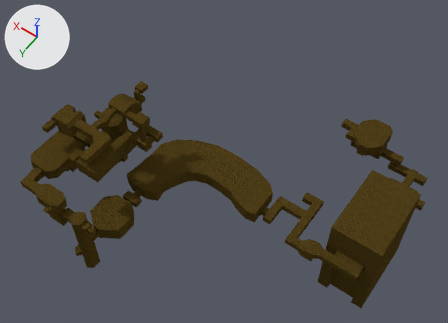
An edit to the Blender file Blends/level-7.blend, drawn before and after from the same camera.
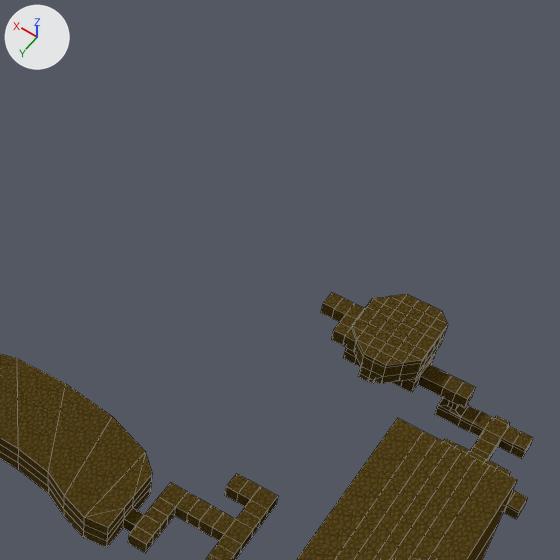
Old and new are each drawn whole from a 50 mm camera at (-186.0, 175.0, 264.0) aimed at (-49.0, -17.0, -37.0) and again close up on the part from 47% to 98% of the width and 0% to 70% of the height. The axes (+X, +Y, +Z) are drawn at upper left. The lights are the same throughout. The older version's two pictures come first. The close-ups show mesh edges as thin lines.

Names of what the first close-up shows: 'level-7'.
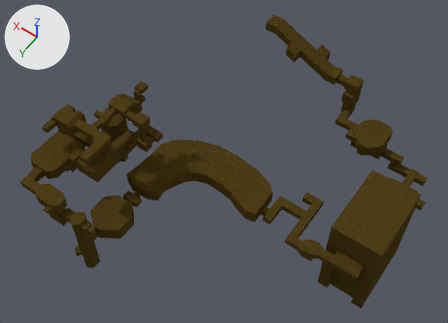
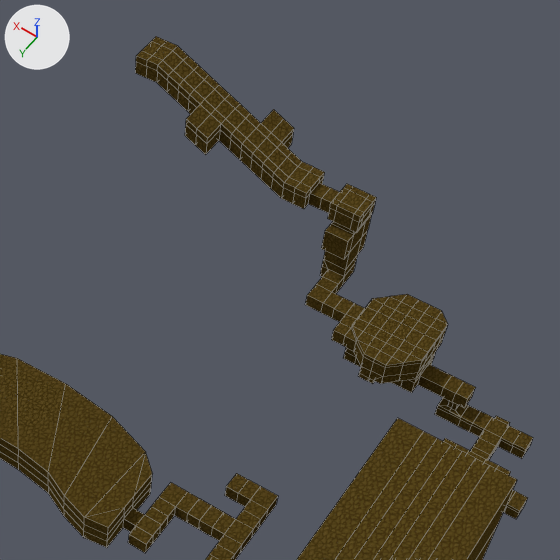
Commit message: working on level 7

Location of each change, [x1, y1, x2, y2] in pixels of the close-ups (560 x 560 px):
'level-7', reshaped: before [0, 292, 533, 560]; after [0, 36, 533, 560]
part 1 of me_level_7, built on (brown): after [135, 36, 377, 312]
part 2 of me_level_7, surface changed: [0, 292, 520, 560] in both

Diff of the bpy script that builds the scene:
```diff
--- a/Blends/level-7.blend.py
+++ b/Blends/level-7.blend.py
@@ me_level_7 @@
 # used by ob_level_7; location = (0.0, 0.0, 0.0)
-me_level_7.from_pydata(...)  # 2209 vertices, 2342 faces; spans x -160.0..28.0, y -114.0..82.0, z -93.0..12.0
+me_level_7.from_pydata(...)  # 2491 vertices, 2625 faces; spans x -160.0..28.0, y -126.0..82.0, z -93.0..12.0
+# me_level_7 part 1
+# 1 face is deleted
+# 177 vertices are added at x -90.0..-18.0, y -126.0..-99.0, z -55.0..-6.0
+# 59 new vertices lie (0.0, 0.0, 4.0) away from vertices in x -90.0..-18.0, y -126.0..-102.0, z -55.0..-12.0
+# 32 new vertices lie (0.0, 5.0, 0.0) away from vertices in x -88.0..-21.0, y -117.0, z -32.0..-6.0
+# 8 new vertices lie (4.0, 0.0, 2.0) away from vertices in x -60.0..-46.0, y -119.0..-109.0, z -29.0..-16.0
+# 6 new vertices lie (0.0, 0.0, 7.0) away from vertices in x -89.0..-82.0, y -121.0..-111.0, z -41.0
+# 215 new faces join them, mat_dirt_wall (picture img_dirt_wall_png)
+# 69 new faces join them, mat_terrain (picture img_dirt_png)
+# me_level_7 part 2: 2341 kept faces spanning x -160.0..28.0, y -114.0..82.0, z -93.0..12.0 get new texture (UV) coordinates
 me_level_7.materials.append(mat_terrain)
```
